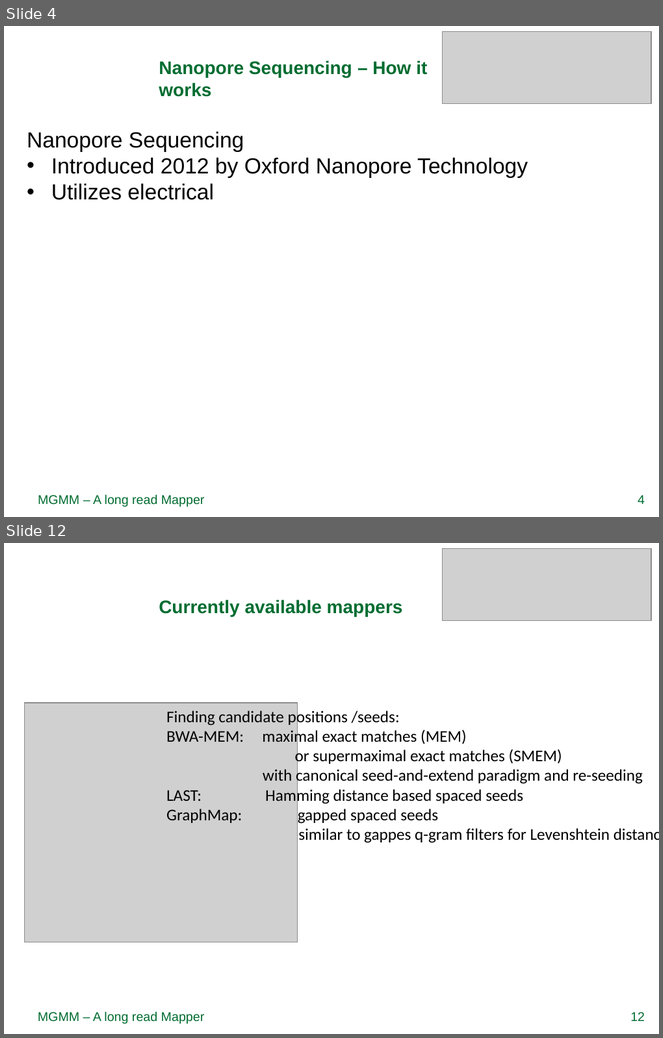
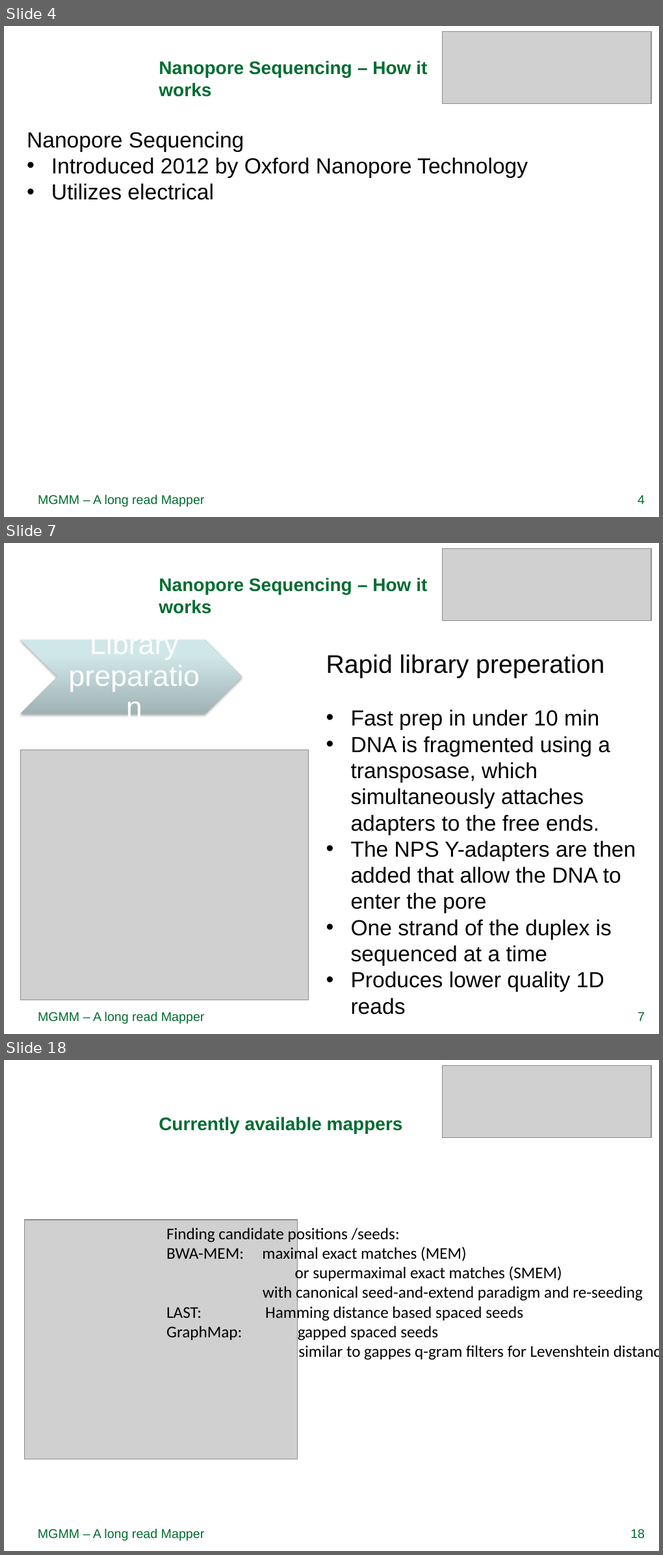
Before and after one commit to rfechtner/minions, a slide deck: Präsentation.pptx. Shown one above the other, each under a label of ours: slides 4 and 12 before the commit, slides 4, 7 and 18 after it; the slides between them are not shown. The pictures are 663x1038 and 663x1555 pixels, drawn with LibreOffice and Linux fonts; fonts in the diff are those of the drawing; grey boxes stand for pictures; background and template pictures are left out. Boxes give left, top, right and bottom in pixels: in the first picture for what was removed or moved away, otherwise in the second. Text is boxed around its words. In the diff, an @@ line names an element or a change of style, - is before the commit and + after.

```diff
--- a/Präsentation.pptx
+++ b/Präsentation.pptx
@@ slide 7 added at (4, 543, 659, 1034), background picture (left out) @@
@@ picture added at (442, 548, 651, 621) @@
@@ title added at (159, 577, 427, 614), 20 pt, text #006C30, bold @@
+Nanopore Sequencing – How it works
@@ text added at (326, 654, 605, 678), 28 pt, text #000000 @@
+Rapid library preperation
@@ group added at (20, 639, 588, 713): 3 texts, 1 chevron @@
+Library preparation
+Nanopore sequencing
+Analysis
@@ text added at (351, 709, 636, 992), 24 pt, text #000000 @@
+• Fast prep in under 10 min
+• DNA is fragmented using a transposase, which simultaneously attaches adapters to the free ends.
+• The NPS Y-adapters are then added that allow the DNA to enter the pore
+• One strand of the duplex is sequenced at a time
+• Produces lower quality 1D reads
@@ picture added at (21, 750, 309, 1001) @@
@@ text added at (38, 1012, 205, 1024), 14 pt, text #006C30 @@
+MGMM – A long read Mapper
@@ page number added at (638, 1012, 645, 1021), 14 pt, text #006C30 @@
+7
@@ what was slide 12 is now slide 18 @@
@@ page number at (631, 1529, 645, 1539): text changed @@
-12
+18
```
Also in this commit, not shown: 8 slides changed, 6 other slides added, 1 slide removed.
